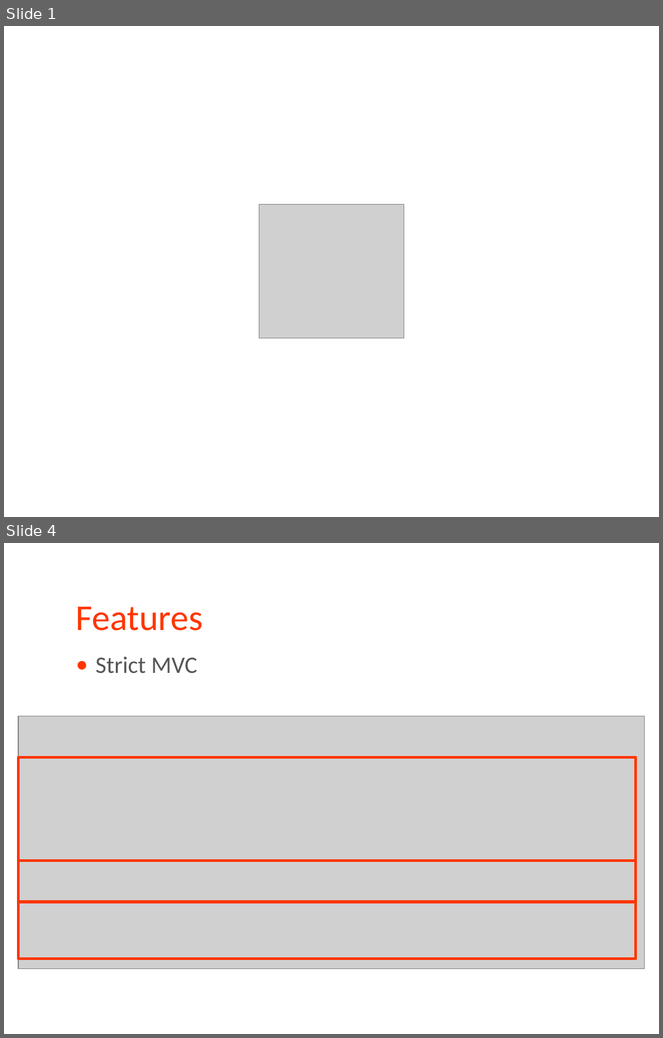
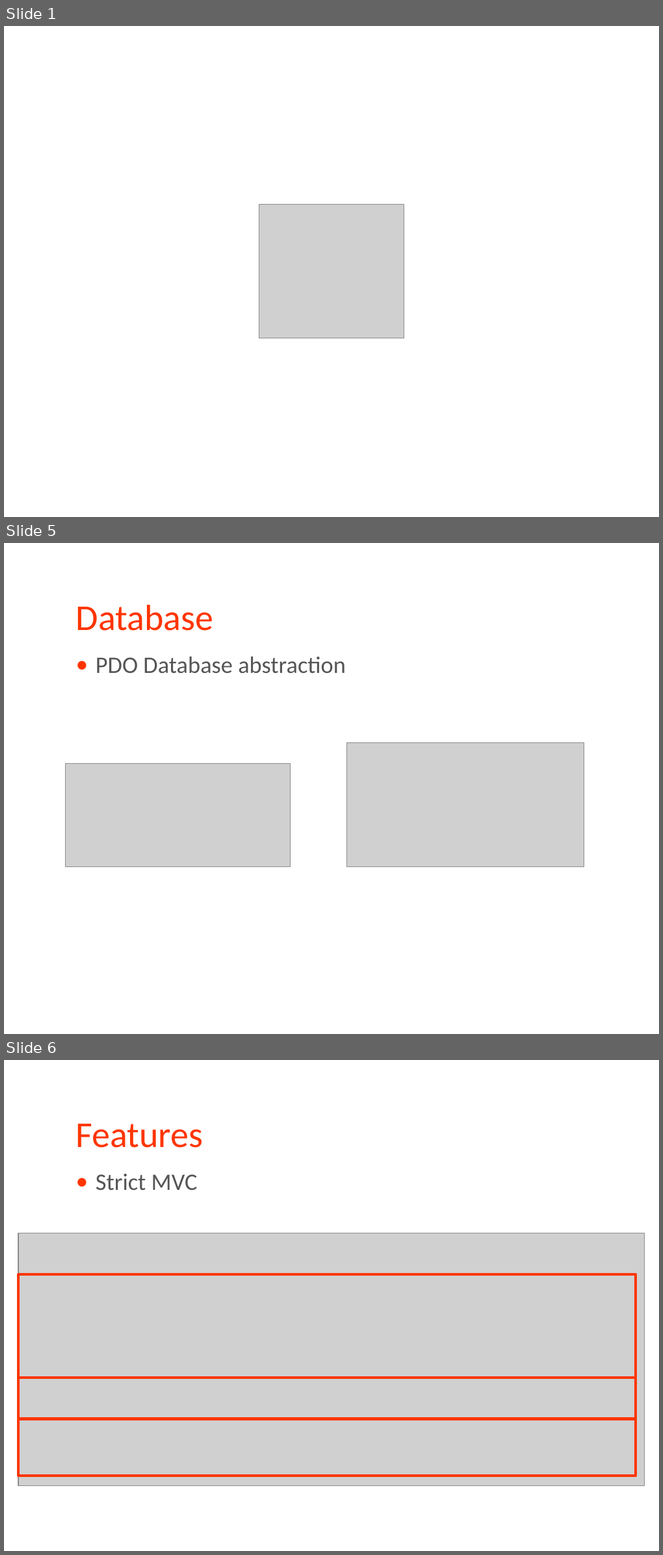
Before and after one commit to Enteee/ch.bfh.bti7054.w2014.p.webshop, a slide deck: doc/presentation/Codeshop.pptx. Shown one above the other, each under a label of ours: slides 1 and 4 before the commit, slides 1, 5 and 6 after it; the slides between them are not shown. The pictures are 663x1038 and 663x1555 pixels, drawn with LibreOffice and Linux fonts; fonts in the diff are those of the drawing; grey boxes stand for pictures. Boxes give left, top, right and bottom in pixels: in the first picture for what was removed or moved away, otherwise in the second. Text is boxed around its words. In the diff, an @@ line names an element or a change of style, - is before the commit and + after.

```diff
--- a/doc/presentation/Codeshop.pptx
+++ b/doc/presentation/Codeshop.pptx
@@ slide 5 added at [4,543,659,1034], background #FFFFFF @@
@@ title added at [76,605,213,631], 40 pt, text #FF3500 @@
+Database
@@ text added at [96,656,346,674], 26 pt, text #555555 @@
+● PDO Database abstraction
@@ picture added at [347,743,584,867] @@
@@ picture added at [66,764,290,867] @@
@@ what was slide 4 is now slide 6 @@
```
Also in this commit, not shown: 4 slides changed, 1 other slide added, 1 other file.
